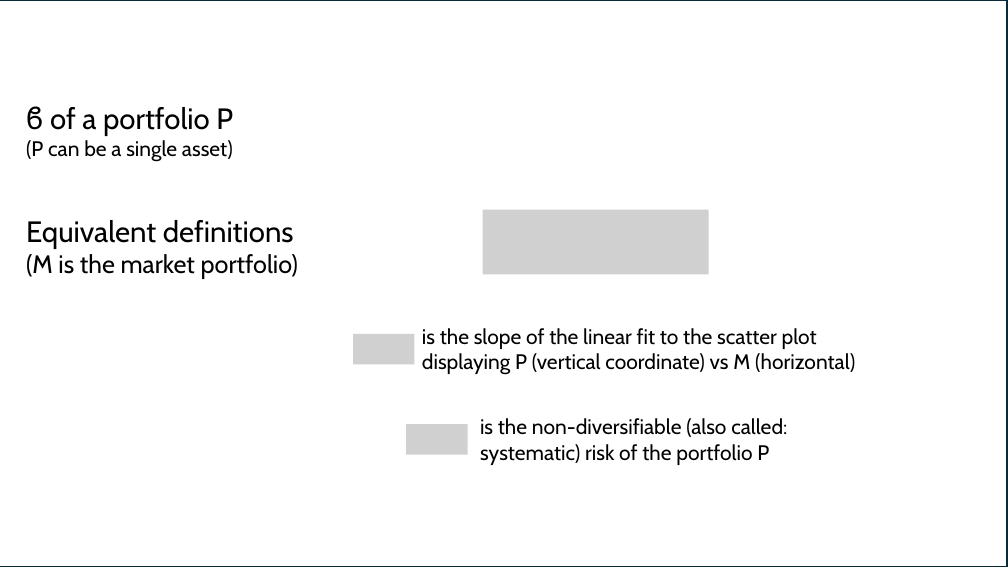
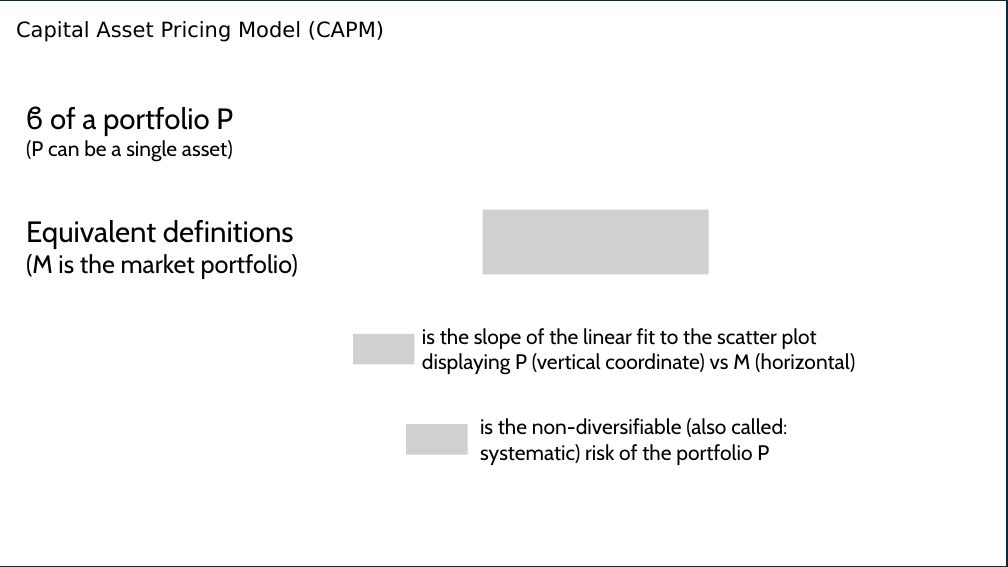
Before and after one commit to fij/btup, a slide deck: slide 22 of MMS_2024_09_10/Farkas_2024_09_10.pptx. Drawn at 1008x567 pixels with LibreOffice and Linux fonts; fonts in the diff are those of the drawing; grey boxes stand for pictures; background and template pictures are left out. Boxes give left, top, right and bottom in pixels: in the first picture for what was removed or moved away, otherwise in the second. Text is boxed around its words. In the diff, an @@ line names an element or a change of style, - is before the commit and + after.

```diff
--- a/MMS_2024_09_10/Farkas_2024_09_10.pptx
+++ b/MMS_2024_09_10/Farkas_2024_09_10.pptx
@@ text added at (16,21,293,40), 20 pt, text #000000 @@
+Capital Asset Pricing Model (CAPM)
```
Also in this commit, not shown: 24 other slides changed.
